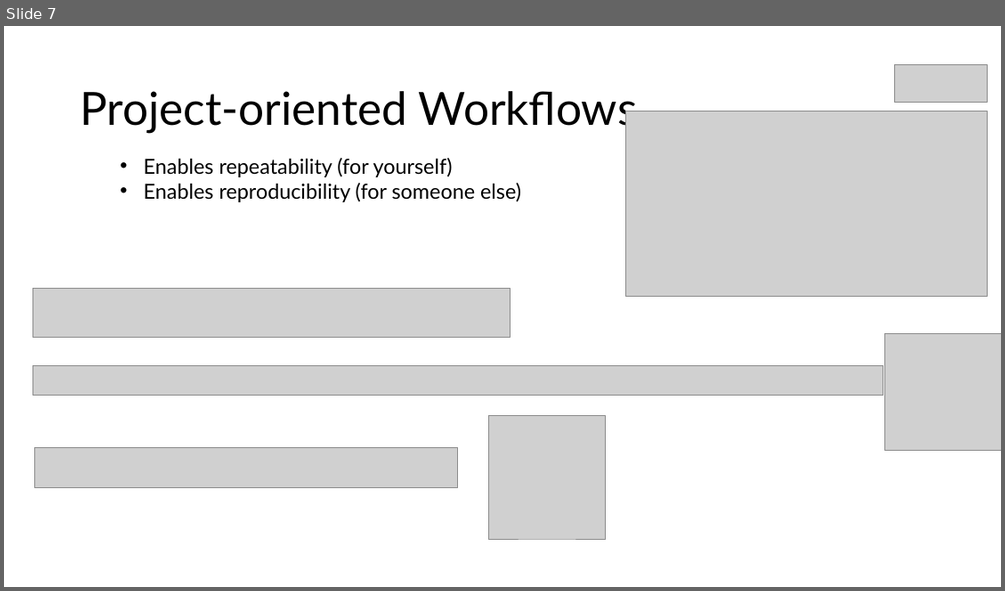
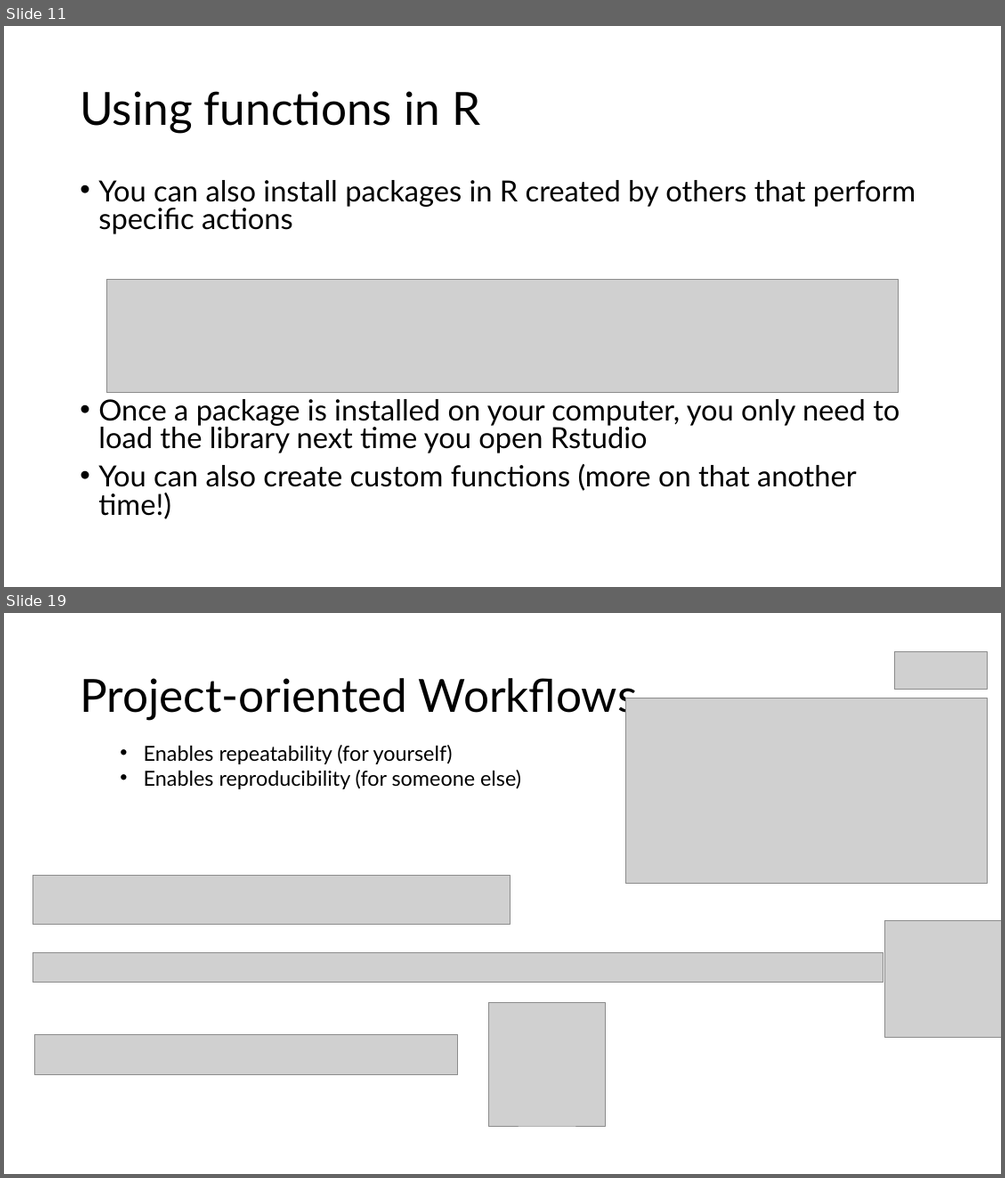
Before and after one commit to wwoelmer/BOPRC_1_R_Fundamentals, a slide deck: Introduction to R Workshop 1.pptx. Shown one above the other, each under a label of ours: slide 7 before the commit, slides 11 and 19 after it; the slides between them are not shown. The pictures are 1005x591 and 1005x1178 pixels, drawn with LibreOffice and Linux fonts; fonts in the diff are those of the drawing; grey boxes stand for pictures. Boxes give left, top, right and bottom in pixels: in the first picture for what was removed or moved away, otherwise in the second. Text is boxed around its words. In the diff, an @@ line names an element or a change of style, - is before the commit and + after.

```diff
--- a/Introduction to R Workshop 1.pptx
+++ b/Introduction to R Workshop 1.pptx
@@ slide 11 added at [4,26,1001,587], background #FFFFFF @@
@@ title added at [80,91,480,133], 44 pt, text #000000 @@
+Using functions in R
@@ text added at [98,180,916,519], 28 pt, text #000000 @@
+• You can also install packages in R created by others that perform specific actions
+• Once a package is installed on your computer, you only need to load the library next time you open Rstudio
+• You can also create custom functions (more on that another time!)
@@ picture added at [106,279,898,393] @@
@@ what was slide 7 is now slide 19 @@
```
Also in this commit, not shown: 5 slides changed, 16 other slides added, 9 slides removed.
